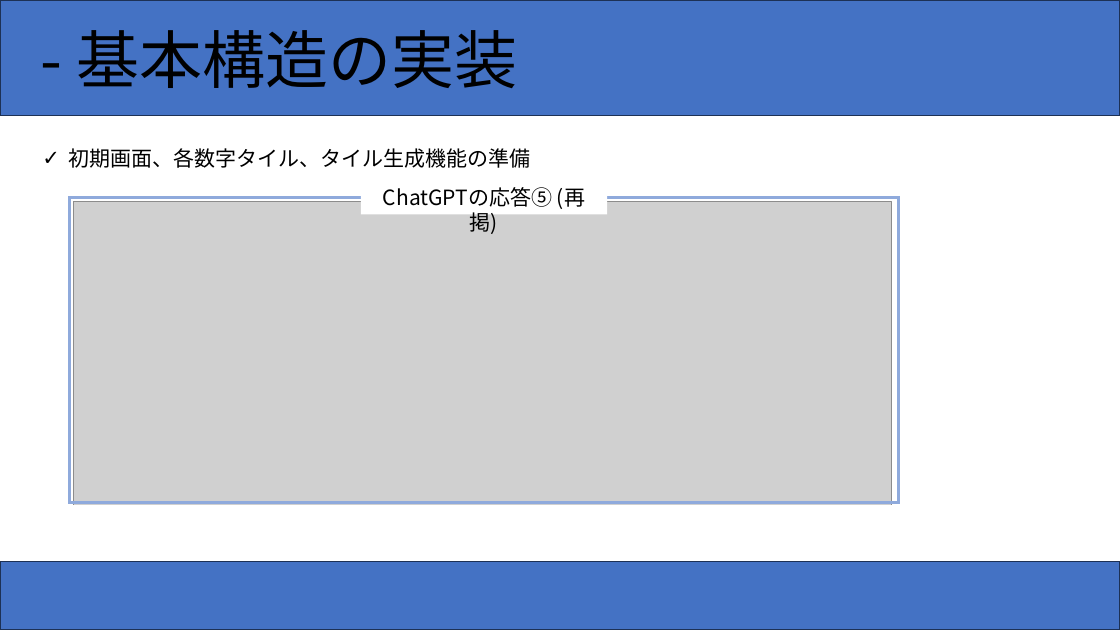
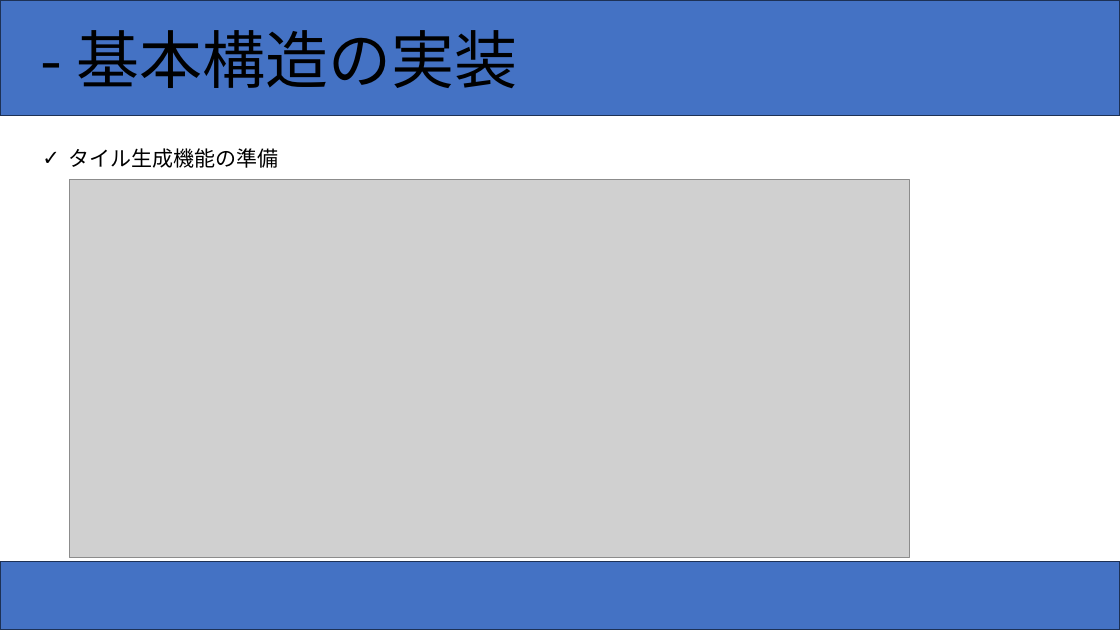
Before and after one commit to RintaroooTobita/2048chatgpt, a slide deck: slide 24 of ChatGPTを用いてゲームを作ろう！.pptx (slide 14 before the commit). Drawn at 1120x630 pixels with LibreOffice and Linux fonts; fonts in the diff are those of the drawing; grey boxes stand for pictures. Boxes give left, top, right and bottom in pixels: in the first picture for what was removed or moved away, otherwise in the second. Text is boxed around its words. In the diff, an @@ line names an element or a change of style, - is before the commit and + after.

```diff
--- a/ChatGPTを用いてゲームを作ろう！.pptx
+++ b/ChatGPTを用いてゲームを作ろう！.pptx
@@ text at (69, 148, 279, 168): text changed @@
-✓ 初期画面、各数字タイル、タイル生成機能の準備
+✓ タイル生成機能の準備
@@ picture: place and size @@
-picture at (74, 202, 892, 544)
+picture at (69, 179, 909, 558)
@@ rectangle removed at (70, 197, 899, 502) @@
@@ rectangle removed at (361, 181, 607, 214) @@
-ChatGPTの応答⑤ (再掲)
@@ rectangle removed at (60, 505, 921, 581) @@
```
Also in this commit, not shown: 1 other slide changed, 14 slides added.
